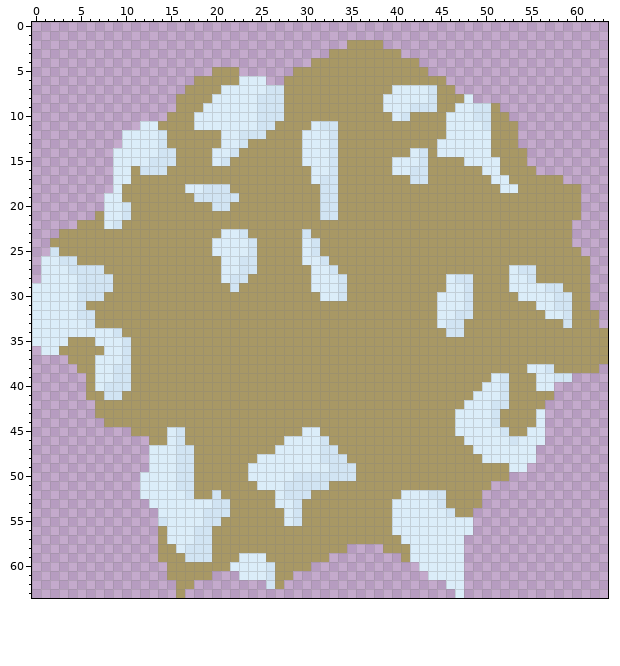
File history of a pixel-art sprite, Images/TileSets/Civ6 NLB/Tiles/Tundra.png. The first picture shows the starting point.
The file is 64x64 pixels. Colours within 5 levels of each other are drawn and written as one.
The same view after the edit:
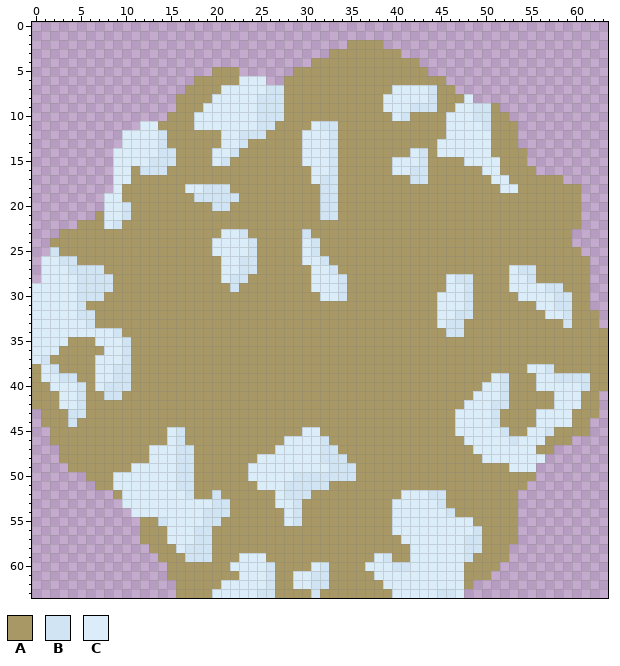
Palette (. is transparent): A #a89865  B #d1e4f3  C #dbedf9
The edit:
y 22: x 60 . -> A
y 36: x 0 . -> C
y 37: x 0..3 .... -> CBAA
y 38: x 0..4 ..... -> ACBAA; x 63 . -> A
y 39: x 0..5 ...... -> ACCBBA; x 60..63 .... -> BBAA
y 40: x 0..5 ...... -> AACCCB; x 58..63 ...... -> CCCBAA
y 41: x 0..5 ...... -> AAACCB; x 58..62 ..... -> CCCAA
y 42: x 0..6 ....... -> AAACCBA; x 57..62 ...... -> ACCCAA
y 43: x 1..6 ...... -> AAABBA; x 57..62 ...... -> CCCAAA
y 44: x 1..7 ....... -> AAABAAA; x 57..61 ..... -> CCCAA
y 45: x 2..10 ......... -> AAAAAAAAA; x 57..61 ..... -> BAAAA
y 46: x 2..12 ........... -> AAAAAAAAAAA; x 57..59 ... -> AAA
y 47: x 3..12 .......... -> AAAAAAAAAA; x 56..57 .. -> AA
y 48: x 3..12 .......... -> AAAAAAAAAA; x 56 . -> C
y 49: x 4..12 ......... -> AAAAAAACC; x 55 . -> C
y 50: x 6..11 ...... -> AAACCC; x 53..55 ... -> AAA
y 51: x 7..11 ..... -> AACCC; x 51..54 .... -> AAAA
y 52: x 9..11 ... -> ACC; x 50..53 .... -> AAAA
y 53: x 10..12 ... -> CCC; x 50..53 .... -> AAAA
y 54: x 11..13 ... -> CCC; x 49..53 ..... -> AAAAA
y 55: x 12..13 .. -> AA; x 49..53 ..... -> AAAAA
y 56: x 12..13 .. -> AA; x 49..53 ..... -> BAAAA
y 57: x 12..13 .. -> AA; x 48..53 ...... -> BBAAAA
y 58: x 13 . -> A; x 35..38 .... -> AAAA; x 48..52 ..... -> BBAAA
y 59: x 33..40 ........ -> AAAAACBA; x 48..52 ..... -> BAAAA
y 60: x 31..42 ............ -> CBAAAACCCBBC; x 48..51 .... -> AAAA
y 61: x 20..22 ... -> AAA; x 29..43 ............... -> CCBBAAAAACCCCCC; x 48..50 ... -> AAA
y 62: x 18..25 ........ -> AAACCCCC; x 28..45 .................. -> ACCBBAAAAAACCCCCCC; x 48 . -> A
y 63: x 17..46 .............................. -> AAACCCCCBBAAAABAAAAAAAACCCCCBB
